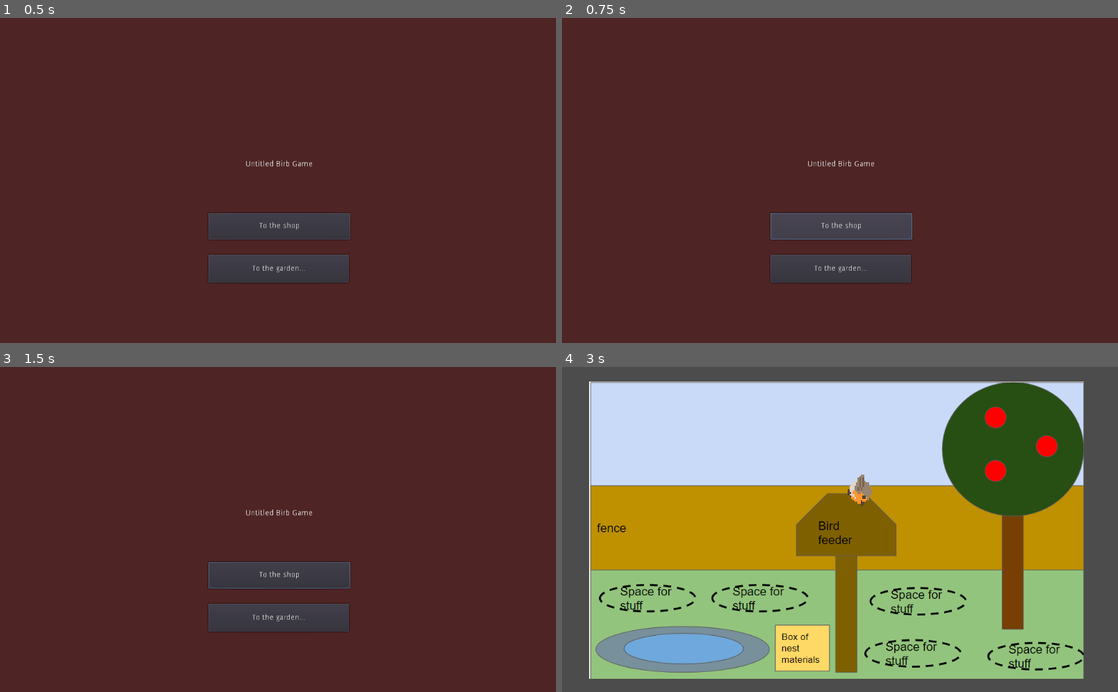
Above: before the commit, frames 1-4 (two rows, left to right).
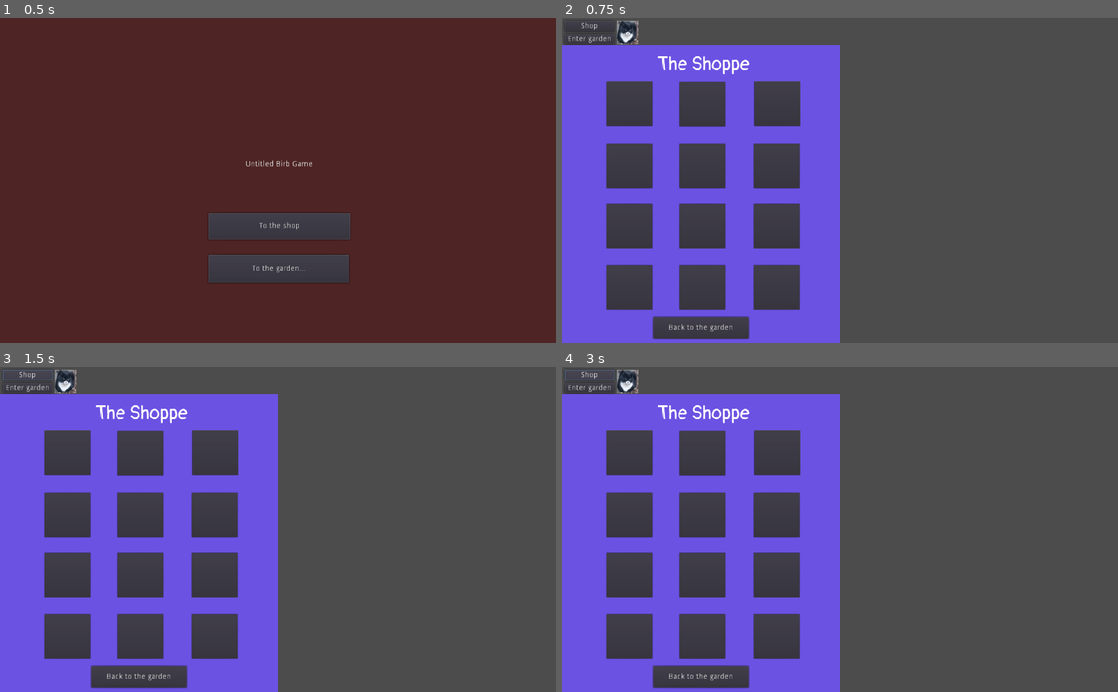
Above: after the commit, the same moments.

Repository: Binney/tori-atsume
Game: Godot game, scene res://Splash.tscn
Two runs of this game, one before a commit and one after it. Both use one fixed random seed, a clock stepped at 60 frames per second and the inputs below.
Inputs (mouse positions are in pixels of both pictures, inside the frame that each line leads up to):
- Up to frame 1 (0.5 s): no input
- Up to frame 2 (0.75 s): click "To the shop" at 0.5 s
- Up to frame 3 (1.5 s): click (27, 373) at 1.25 s, where only the run after the commit has a clickable "Shop"
- Up to frame 4 (3 s): click "To the garden..." (after the commit: "Enter garden") at 2 s; click (589, 373) at 2.75 s, where only the run after the commit has a clickable "Shop"

Frame 1 is identical in both runs. In frame 2, 97% of the frame differs, in the area x 0-100%, y 0-100%; in frame 3, 97%; in frame 4, 87%.

Commit message:
add singleton inventory with navigation

Diff:
--- a/project/Garden.tscn
+++ b/project/Garden.tscn
@@ -16,10 +16,10 @@
 anchor_top = 0.5
 anchor_right = 0.5
 anchor_bottom = 0.5
-margin_left = 49.7284
-margin_top = 26.6211
-margin_right = 960.728
-margin_bottom = 575.621
+margin_left = 57.0
+margin_top = 52.0
+margin_right = 968.0
+margin_bottom = 601.0
 texture = ExtResource( 1 )
 __meta__ = {
 "_edit_use_anchors_": false
--- /dev/null
+++ b/project/Inventory.tscn
@@ -0,0 +1,64 @@
+[gd_scene load_steps=3 format=2]
+
+[ext_resource path="res://itemart/loafcat.PNG" type="Texture" id=1]
+[ext_resource path="res://InventoryManagement.gd" type="Script" id=2]
+
+[node name="Inventory" type="MarginContainer"]
+anchor_right = 0.882
+anchor_bottom = 0.205
+margin_left = 5.0
+margin_top = 5.0
+margin_right = -553.168
+margin_bottom = -74.0
+script = ExtResource( 2 )
+__meta__ = {
+"_edit_use_anchors_": false
+}
+
+[node name="HBoxContainer" type="HBoxContainer" parent="."]
+margin_right = 345.0
+margin_bottom = 44.0
+
+[node name="Buttons" type="VBoxContainer" parent="HBoxContainer"]
+margin_right = 92.0
+margin_bottom = 44.0
+
+[node name="ShopButton" type="Button" parent="HBoxContainer/Buttons"]
+margin_right = 92.0
+margin_bottom = 20.0
+text = "Shop"
+
+[node name="GardenButton" type="Button" parent="HBoxContainer/Buttons"]
+margin_top = 24.0
+margin_right = 92.0
+margin_bottom = 44.0
+text = "Enter garden"
+
+[node name="Items" type="HBoxContainer" parent="HBoxContainer"]
+margin_left = 96.0
+margin_right = 136.0
+margin_bottom = 44.0
+size_flags_horizontal = 0
+
+[node name="Count" type="MarginContainer" parent="HBoxContainer/Items"]
+margin_right = 40.0
+margin_bottom = 44.0
+
+[node name="Background" type="NinePatchRect" parent="HBoxContainer/Items/Count"]
+margin_right = 40.0
+margin_bottom = 44.0
+rect_min_size = Vector2( 40, 40 )
+texture = ExtResource( 1 )
+
+[node name="Title" type="TextureRect" parent="HBoxContainer/Items/Count"]
+margin_right = 40.0
+margin_bottom = 44.0
+
+[node name="Number" type="Label" parent="HBoxContainer/Items/Count"]
+margin_top = 15.0
+margin_right = 40.0
+margin_bottom = 29.0
+[connection signal="button_up" from="HBoxContainer/Buttons/ShopButton" to="." method="_on_ShopButton_button_up"]
+[connection signal="pressed" from="HBoxContainer/Buttons/ShopButton" to="." method="_on_ShopButton_pressed"]
+[connection signal="button_up" from="HBoxContainer/Buttons/GardenButton" to="." method="_on_GardenButton_button_up"]
+[connection signal="pressed" from="HBoxContainer/Buttons/GardenButton" to="." method="_on_GardenButton_pressed"]
--- /dev/null
+++ b/project/InventoryManagement.gd
@@ -0,0 +1,35 @@
+extends MarginContainer
+
+
+# Declare member variables here. Examples:
+# var a = 2
+# var b = "text"
+
+
+# Called when the node enters the scene tree for the first time.
+func _ready():
+	pass # Replace with function body.
+
+
+# Called every frame. 'delta' is the elapsed time since the previous frame.
+#func _process(delta):
+#	pass
+
+
+func _on_GardenButton_pressed():
+	pass
+	#get_node("GardenButton").text = "Back to garden view"
+
+func _on_ShopButton_pressed():
+	pass
+
+
+
+
+func _on_ShopButton_button_up():
+	get_tree().change_scene("res://ShopScreen.tscn")
+	#get_node("GardenButton").text = "Back to garden view"
+
+
+func _on_GardenButton_button_up():
+	get_tree().change_scene("res://Garden.tscn")
--- a/project/ShopScreen.tscn
+++ b/project/ShopScreen.tscn
@@ -1,6 +1,5 @@
-[gd_scene load_steps=4 format=2]
+[gd_scene load_steps=3 format=2]
 
-[ext_resource path="res://burdart/robin1.png" type="Texture" id=1]
 [ext_resource path="res://pangolin.tres" type="DynamicFont" id=2]
 [ext_resource path="res://ShopScreen.gd" type="Script" id=3]
 
@@ -8,15 +7,16 @@
 script = ExtResource( 3 )
 
 [node name="ColorRect" type="ColorRect" parent="."]
+margin_top = 50.0
 margin_right = 512.0
 margin_bottom = 600.0
 color = Color( 0.419608, 0.321569, 0.886275, 1 )
 __meta__ = {
-"_edit_lock_": true,
 "_edit_use_anchors_": false
 }
 
 [node name="TextureRect" type="TextureRect" parent="."]
+margin_top = 49.0
 margin_right = 512.0
 margin_bottom = 600.0
 __meta__ = {
@@ -27,9 +27,9 @@
 anchor_left = 0.5
 anchor_right = 0.5
 margin_left = -336.0
-margin_top = 32.0
+margin_top = 61.0
 margin_right = -152.0
-margin_bottom = 80.0
+margin_bottom = 109.0
 custom_fonts/normal_font = ExtResource( 2 )
 text = "The Shoppe"
 __meta__ = {
@@ -38,132 +38,120 @@
 
 [node name="Item1" type="Button" parent="."]
 margin_left = 82.0
-margin_top = 110.0
+margin_top = 117.0
 margin_right = 294.0
-margin_bottom = 316.0
+margin_bottom = 323.0
 rect_scale = Vector2( 0.4, 0.4 )
-icon = ExtResource( 1 )
 __meta__ = {
 "_edit_use_anchors_": false
 }
 
 [node name="Item2" type="Button" parent="."]
 margin_left = 216.0
-margin_top = 111.0
+margin_top = 118.0
 margin_right = 428.0
-margin_bottom = 317.0
+margin_bottom = 324.0
 rect_scale = Vector2( 0.4, 0.4 )
-icon = ExtResource( 1 )
 __meta__ = {
 "_edit_use_anchors_": false
 }
 
 [node name="Item3" type="Button" parent="."]
 margin_left = 354.0
-margin_top = 110.0
+margin_top = 117.0
 margin_right = 566.0
-margin_bottom = 316.0
+margin_bottom = 323.0
 rect_scale = Vector2( 0.4, 0.4 )
-icon = ExtResource( 1 )
 __meta__ = {
 "_edit_use_anchors_": false
 }
 
 [node name="Item4" type="Button" parent="."]
 margin_left = 82.0
-margin_top = 225.0
+margin_top = 232.0
 margin_right = 294.0
-margin_bottom = 431.0
+margin_bottom = 438.0
 rect_scale = Vector2( 0.4, 0.4 )
-icon = ExtResource( 1 )
 __meta__ = {
 "_edit_use_anchors_": false
 }
 
 [node name="Item5" type="Button" parent="."]
 margin_left = 216.0
-margin_top = 225.0
+margin_top = 232.0
 margin_right = 428.0
-margin_bottom = 431.0
+margin_bottom = 438.0
 rect_scale = Vector2( 0.4, 0.4 )
-icon = ExtResource( 1 )
 __meta__ = {
 "_edit_use_anchors_": false
 }
 
 [node name="Item6" type="Button" parent="."]
 margin_left = 353.0
-margin_top = 225.0
+margin_top = 232.0
 margin_right = 565.0
-margin_bottom = 431.0
+margin_bottom = 438.0
 rect_scale = Vector2( 0.4, 0.4 )
-icon = ExtResource( 1 )
 __meta__ = {
 "_edit_use_anchors_": false
 }
 
 [node name="Item7" type="Button" parent="."]
 margin_left = 82.0
-margin_top = 336.0
+margin_top = 343.0
 margin_right = 294.0
-margin_bottom = 542.0
+margin_bottom = 549.0
 rect_scale = Vector2( 0.4, 0.4 )
-icon = ExtResource( 1 )
 __meta__ = {
 "_edit_use_anchors_": false
 }
 
 [node name="Item8" type="Button" parent="."]
 margin_left = 216.0
-margin_top = 336.0
+margin_top = 343.0
 margin_right = 428.0
-margin_bottom = 542.0
+margin_bottom = 549.0
 rect_scale = Vector2( 0.4, 0.4 )
-icon = ExtResource( 1 )
 __meta__ = {
 "_edit_use_anchors_": false
 }
 
 [node name="Item9" type="Button" parent="."]
 margin_left = 353.0
-margin_top = 336.0
+margin_top = 343.0
 margin_right = 565.0
-margin_bottom = 542.0
+margin_bottom = 549.0
 rect_scale = Vector2( 0.4, 0.4 )
-icon = ExtResource( 1 )
 __meta__ = {
 "_edit_use_anchors_": false
 }
 
 [node name="Item10" type="Button" parent="."]
 margin_left = 82.0
-margin_top = 449.0
+margin_top = 456.0
 margin_right = 294.0
-margin_bottom = 655.0
+margin_bottom = 662.0
 rect_scale = Vector2( 0.4, 0.4 )
-icon = ExtResource( 1 )
 __meta__ = {
 "_edit_use_anchors_": false
 }
 
 [node name="Item11" type="Button" parent="."]
 margin_left = 216.0
-margin_top = 449.0
+margin_top = 456.0
 margin_right = 428.0
-margin_bottom = 655.0
+margin_bottom = 662.0
 rect_scale = Vector2( 0.4, 0.4 )
-icon = ExtResource( 1 )
 __meta__ = {
 "_edit_use_anchors_": false
 }
 
 [node name="Item12" type="Button" parent="."]
 margin_left = 353.0
-margin_top = 449.0
+margin_top = 456.0
 margin_right = 565.0
-margin_bottom = 655.0
+margin_bottom = 662.0
 rect_scale = Vector2( 0.4, 0.4 )
-icon = ExtResource( 1 )
 __meta__ = {
 "_edit_use_anchors_": false
 }
--- a/project/Splash.tscn
+++ b/project/Splash.tscn
@@ -44,5 +44,8 @@
 margin_right = 643.0
 margin_bottom = 489.0
 text = "To the garden..."
+__meta__ = {
+"_edit_use_anchors_": false
+}
 [connection signal="pressed" from="StartButton" to="." method="_on_StartButton_pressed"]
 [connection signal="pressed" from="GardenButton" to="." method="_on_GardenButton_pressed"]
--- a/project/project.godot
+++ b/project/project.godot
@@ -19,33 +19,15 @@
 run/main_scene="res://Splash.tscn"
 config/icon="res://icon.png"
 
+[autoload]
+
+Inventory="*res://Inventory.tscn"
+InventoryManagement="*res://InventoryManagement.gd"
+
 [display]
 
 window/stretch/mode="2d"
 window/stretch/aspect="keep"
-
-[importer_defaults]
-
-texture={
-"compress/bptc_ldr": 0,
-"compress/hdr_mode": 0,
-"compress/lossy_quality": 0.7,
-"compress/mode": 0,
-"compress/normal_map": 0,
-"detect_3d": true,
-"flags/anisotropic": false,
-"flags/filter": false,
-"flags/mipmaps": false,
-"flags/repeat": 0,
-"flags/srgb": 2,
-"process/HDR_as_SRGB": false,
-"process/fix_alpha_border": true,
-"process/invert_color": false,
-"process/premult_alpha": false,
-"size_limit": 0,
-"stream": false,
-"svg/scale": 1.0
-}
 
 [rendering]
 
Not shown, added: project/burdart/pigeon_fly1.png.import
Not shown, added: project/burdart/pigeon_fly2.png.import
Not shown, added: project/burdart/pigeon_perch1.png.import
Not shown, added: project/burdart/pigeon_perch2.png.import
Binary file added: project/itemart/loafcat.PNG
Not shown, added: project/itemart/loafcat.PNG.import
